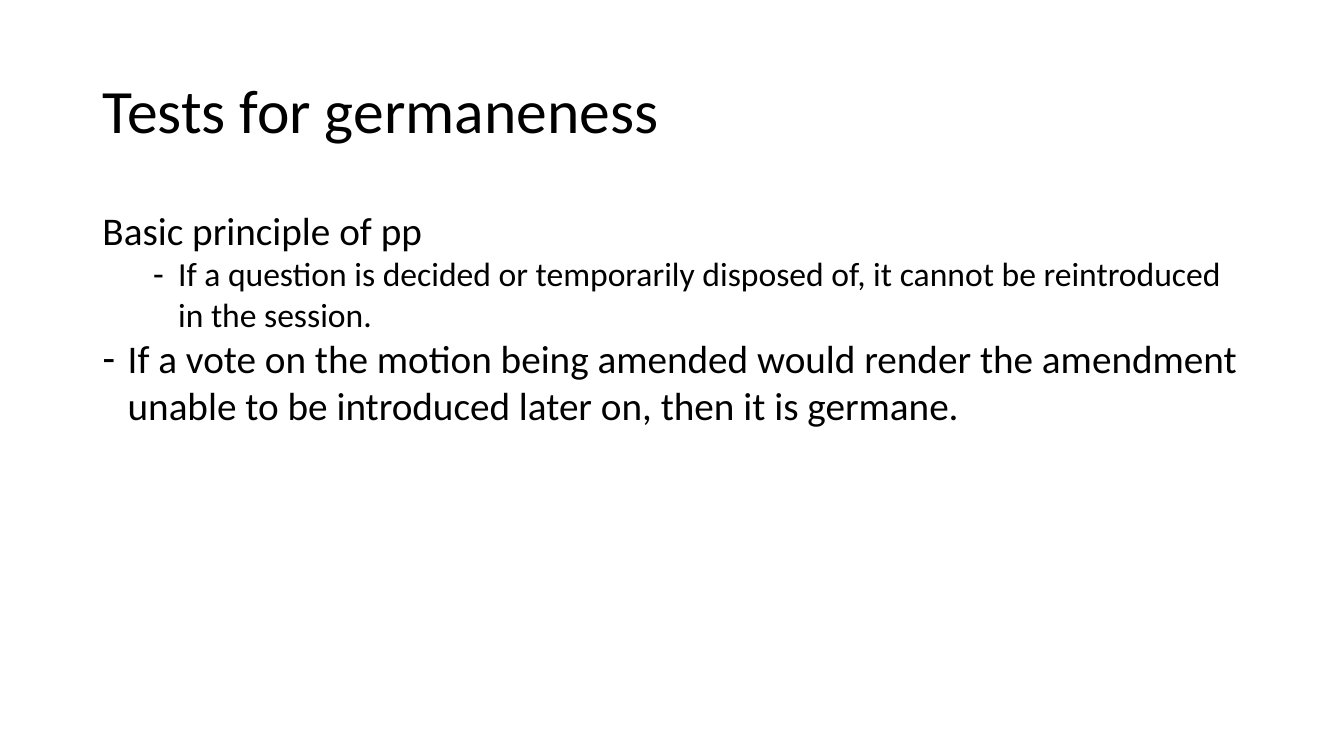
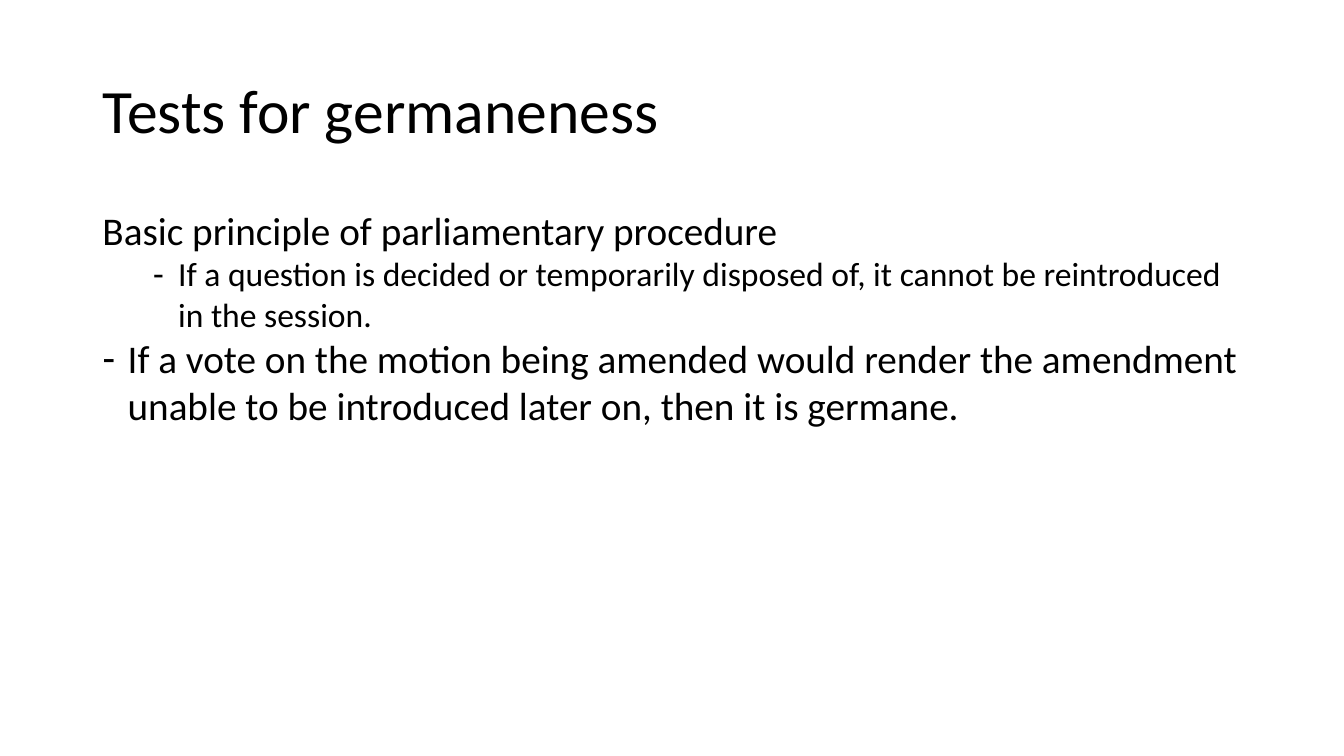
Before and after one commit to AdamSwenson/parliamentary-procedure-explainers, a slide deck: slide 18 of Presentations/Amendments.pptx (slide 57 before the commit). Drawn at 1344x756 pixels with LibreOffice and Linux fonts; fonts in the diff are those of the drawing. Boxes give left, top, right and bottom in pixels: in the first picture for what was removed or moved away, otherwise in the second. Text is boxed around its words. In the diff, an @@ line names an element or a change of style, - is before the commit and + after.

```diff
--- a/Presentations/Amendments.pptx
+++ b/Presentations/Amendments.pptx
@@ text at [102,217,777,252]: text changed @@
-Basic principle of pp
+Basic principle of parliamentary procedure
```
Also in this commit, not shown: 17 other slides changed, 7 slides added, 7 slides removed, 5 other files.
